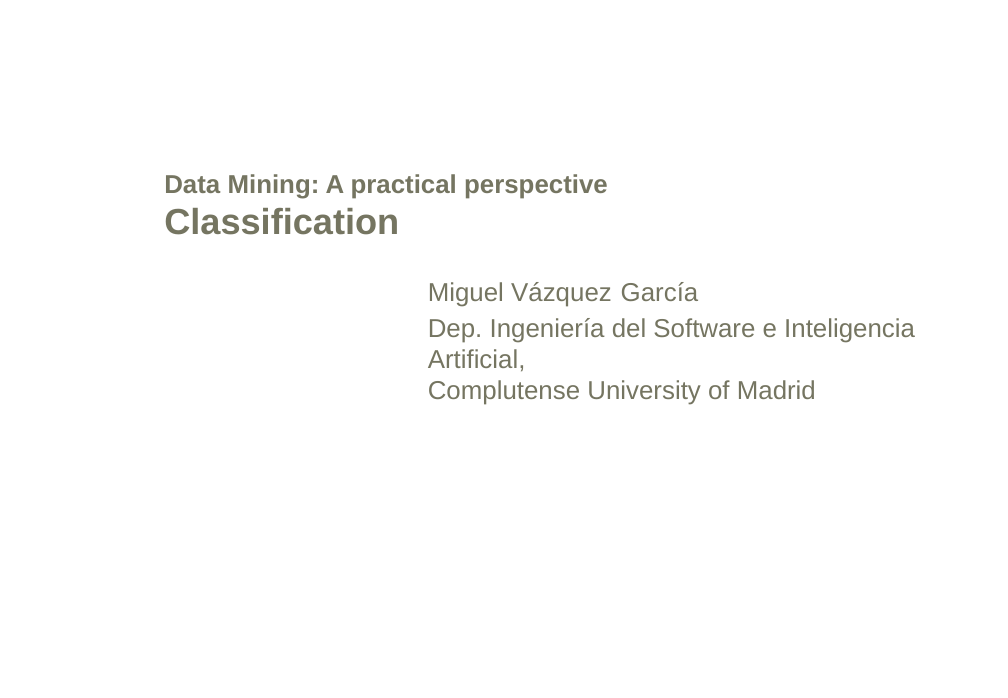
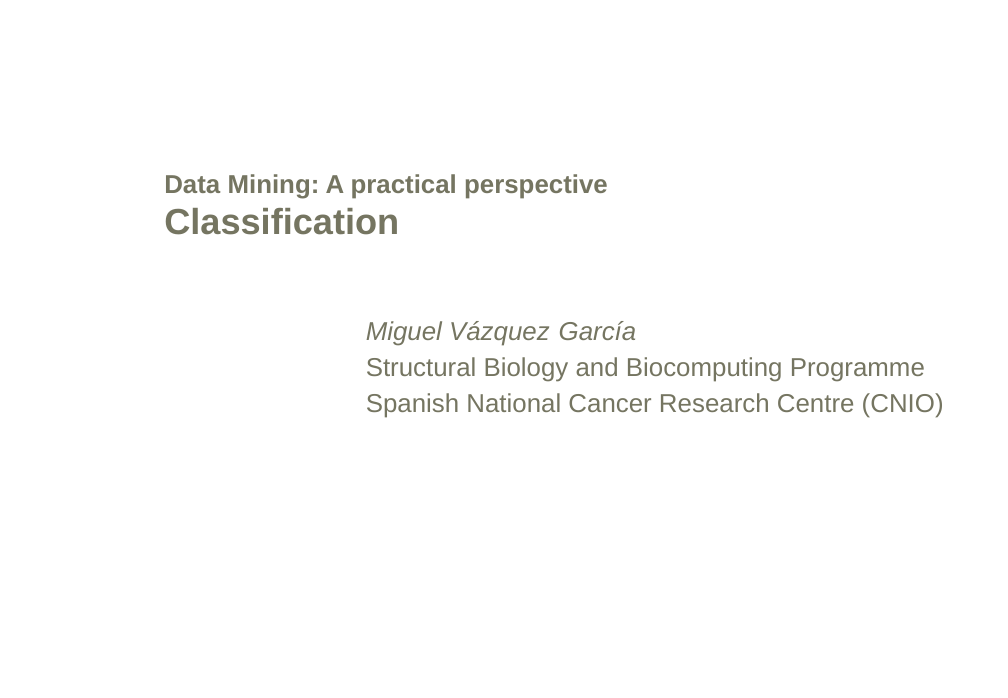
Before and after one commit to mikisvaz/DMPP, a slide deck: slide 1 of Classification/Classification.ppt. Drawn at 1008x698 pixels with LibreOffice and Linux fonts; fonts in the diff are those of the drawing; background and template pictures are left out. Boxes give left, top, right and bottom in pixels: in the first picture for what was removed or moved away, otherwise in the second. Text is boxed around its words. In the diff, an @@ line names an element or a change of style, - is before the commit and + after.

```diff
--- a/Classification/Classification.ppt
+++ b/Classification/Classification.ppt
@@ text "Miguel Vázquez García": place and size @@
-text "Miguel Vázquez García" at (428, 282, 915, 405)
+text "Miguel Vázquez García" at (366, 321, 944, 418)
@@ text at (366, 321, 637, 346): italic on in "Miguel Vázquez García" @@
@@ text at (366, 357, 944, 418): text changed @@
-Dep. Ingeniería del Software e Inteligencia Artificial,
-Complutense University of Madrid
+Structural Biology and Biocomputing Programme
+Spanish National Cancer Research Centre (CNIO)
```
Also in this commit, not shown: 6 other slides changed, 4 other files.
